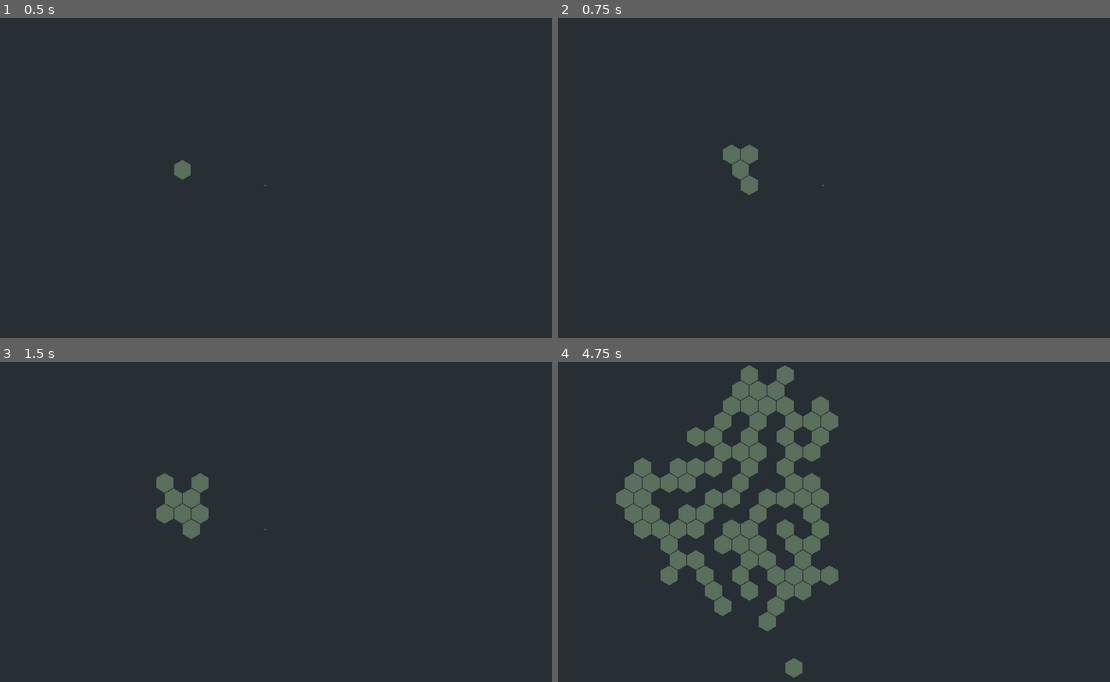
Above: before the commit, frames 1-4 (two rows, left to right).
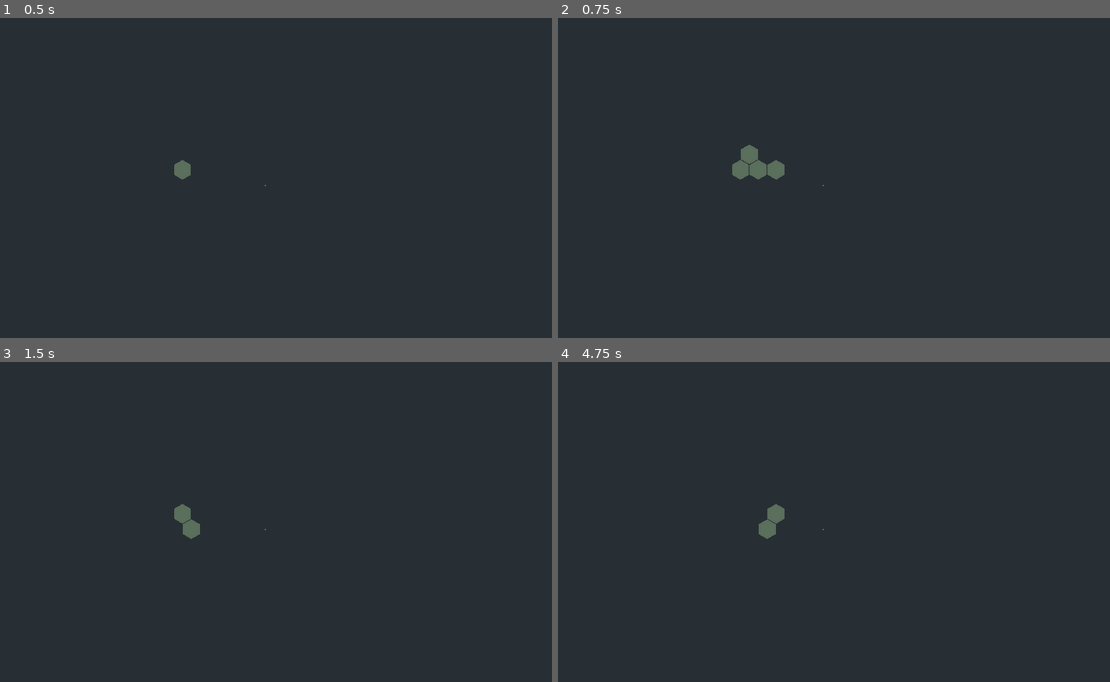
Above: after the commit, the same moments.

Repository: KrtzDev/cell-culture
Game: Godot game, scene res://TestScene.tscn
The game is run twice, just before and just after one commit, with the same random seed, the same clock (stepped at 60 frames per second) and the same inputs. The project has no main scene, so this scene is started directly.
Inputs:
- Up to frame 1 (0.5 s): no input
- Up to frame 2 (0.75 s): tap Enter (ui_accept) at 0.5 s; hold Enter (ui_accept) from 0.53 s (still down)
- Up to frame 3 (1.5 s): release Enter (ui_accept) at 1.28 s; tap Enter (ui_accept) at 1.35 s
- Up to frame 4 (4.75 s): tap Enter (ui_accept) at 1.52, 1.82, 2.85, 3.02, 3.32, 4.35, 4.52 s; hold Enter (ui_accept) 2.03-2.78 s; hold Enter (ui_accept) 3.53-4.28 s

Frame 1 is identical in both runs. In frame 2, 0.6% of the frame differs, in the area x 29-42%, y 39-56%; in frame 3, 0.9%; in frame 4, 13%, in the area x 10-51%, y 1-99%.

Commit message:
updated grid generation and cell behaviour

Diff:
--- a/cell-culture/GameManager.gd
+++ b/cell-culture/GameManager.gd
@@ -2,9 +2,13 @@
 
 var grid = [[]] #list of all tile objects [column][row]
 var livingCells = [] #list of all living cells
+var directions = {"random" : 0, "north" : 1, "east" : 2, "south" : 3, "west" : 4}
 
 var startCoords = Vector2(9,9)
-var maxNeigbours = 4
+var minNeighbours = 1
+var maxNeigbours = 3
+var mitosisAmount = 3
+var direction = "east"
 
 
 # Called when the node enters the scene tree for the first time.
@@ -15,7 +19,7 @@
 
 	#initialize the starting cell
 	var initialCell = get_cell_from_coords(startCoords)
-	initialCell.come_to_live()
+	initialCell.come_to_live(mitosisAmount)
 	livingCells.append(initialCell)
 
 func _input(event):
@@ -23,30 +27,133 @@
 		var tmpLivingCells = [] + livingCells
 		for cell in tmpLivingCells:
 			analyze_environment(cell)
+		print("nmbr of cells: ",livingCells.size())
 
-#abilanalyze_environment activeCell
+
+#abilities
 func analyze_environment(activeCell):
-	var neighbourCoords = activeCell.get_neighbours()
+	var neighbourCoords = activeCell.neighbours
 
-	var deadNeighbours = []
+	var inhabitableCells = []
+	var livingNeighbours = []
+
 	for neighbourCoord in neighbourCoords:
 		var neighbourCell = get_cell_from_coords(neighbourCoord)
-		if neighbourCell.isAlive == false:
-			deadNeighbours.append(neighbourCell)
+		if neighbourCell.isAlive == false and neighbourCell.isObstacle == false:
+			inhabitableCells.append(neighbourCell)
+		elif neighbourCell.isAlive == true:
+			livingNeighbours.append(neighbourCell)
 
-	if deadNeighbours.size() > 6-maxNeigbours:
-		create_new_cell(deadNeighbours)
-	else:
-		activeCell.die()
+	var nmbrNeighbours = livingNeighbours.size()
+	if (nmbrNeighbours <= minNeighbours && livingCells.size()>minNeighbours*2):
+		kill_cell(activeCell)
+	elif nmbrNeighbours <= maxNeigbours and inhabitableCells.size() >= 1:
+		if (activeCell.cellDivisionsLeft >= 1):
+			activeCell.cellDivisionsLeft = activeCell.cellDivisionsLeft - 1
+			create_new_cell(activeCell, inhabitableCells)
+	elif nmbrNeighbours >= maxNeigbours:
+		kill_cell(activeCell)
 
-func create_new_cell(deadNeighbours):
+func create_new_cell(activeCell, inhabitableCells):
+
+	var newCell
+
 	randomize()
-	var newCell = deadNeighbours[randi() % deadNeighbours.size()]
-	newCell.come_to_live()
+
+	if direction != "random":
+		var gridPos = activeCell.gridPos
+
+		var topLeft
+		var topRight
+		var midLeft
+		var midRight
+		var botLeft
+		var botRight
+
+		if (int(gridPos.y) % 2 == 0):
+			#neighbours for even row
+			topLeft = Vector2(gridPos.x-1,gridPos.y-1)
+			topRight = Vector2(gridPos.x,gridPos.y-1)
+
+			midLeft = Vector2(gridPos.x -1,gridPos.y)
+			midRight = Vector2(gridPos.x +1,gridPos.y)
+
+			botLeft = Vector2(gridPos.x-1,gridPos.y+1)
+			botRight = Vector2(gridPos.x,gridPos.y+1)
+
+		else:
+			#neighbours for odd row
+			topLeft = Vector2(gridPos.x,gridPos.y-1)
+			topRight = Vector2(gridPos.x+1,gridPos.y-1)
+
+			midLeft = Vector2(gridPos.x -1,gridPos.y)
+			midRight = Vector2(gridPos.x +1,gridPos.y)
+
+			botLeft = Vector2(gridPos.x,gridPos.y+1)
+			botRight = Vector2(gridPos.x+1,gridPos.y+1)
+
+		if direction == "east":
+			if (get_cell_from_coords(midRight) in inhabitableCells):
+				newCell=get_cell_from_coords(midRight)
+			elif ((get_cell_from_coords(topRight) in inhabitableCells) and (get_cell_from_coords(botRight) in inhabitableCells)):
+				var topBot = [topRight,botRight]
+				newCell=get_cell_from_coords(topBot[randi() % 2])
+			elif (get_cell_from_coords(topRight) in inhabitableCells):
+				newCell=get_cell_from_coords(topRight)
+			elif (get_cell_from_coords(botRight) in inhabitableCells):
+				newCell=get_cell_from_coords(botRight)
+			else:
+				newCell = inhabitableCells[randi() % inhabitableCells.size()]
+
+		elif direction == "west":
+			if (get_cell_from_coords(midLeft) in inhabitableCells):
+				newCell=get_cell_from_coords(midLeft)
+			elif ((get_cell_from_coords(topLeft) in inhabitableCells) and (get_cell_from_coords(botLeft) in inhabitableCells)):
+				var topBot = [topLeft,botLeft]
+				newCell=get_cell_from_coords(topBot[randi() % 2])
+			elif ((get_cell_from_coords(topLeft) in inhabitableCells)):
+				newCell=get_cell_from_coords(topLeft)
+			elif ((get_cell_from_coords(botLeft) in inhabitableCells)):
+				newCell=get_cell_from_coords(botLeft)
+			else:
+				newCell = inhabitableCells[randi() % inhabitableCells.size()]
+
+		elif direction == "north":
+			if ((get_cell_from_coords(topRight) in inhabitableCells) and (get_cell_from_coords(topLeft) in inhabitableCells)):
+				var rightLeft = [topRight,topLeft]
+				newCell=get_cell_from_coords(rightLeft[randi() % 2])
+			elif (get_cell_from_coords(topRight) in inhabitableCells):
+				newCell=get_cell_from_coords(topRight)
+			elif ((get_cell_from_coords(topLeft) in inhabitableCells)):
+				newCell=get_cell_from_coords(topLeft)
+			else:
+				newCell = inhabitableCells[randi() % inhabitableCells.size()]
+
+		elif direction == "south":
+			if ((get_cell_from_coords(botRight) in inhabitableCells) and (get_cell_from_coords(botLeft) in inhabitableCells)):
+				var rightLeft = [botRight,botLeft]
+				newCell=get_cell_from_coords(rightLeft[randi() % 2])
+			elif (get_cell_from_coords(botLeft) in inhabitableCells):
+				newCell=get_cell_from_coords(botLeft)
+			elif ((get_cell_from_coords(botRight) in inhabitableCells)):
+				newCell=get_cell_from_coords(botRight)
+			else:
+				newCell = inhabitableCells[randi() % inhabitableCells.size()]
+
+	elif direction == "random":
+		newCell = inhabitableCells[randi() % inhabitableCells.size()]
+
+
+	newCell.come_to_live(mitosisAmount)
 	livingCells.append(newCell)
+
+func kill_cell(activeCell):
+	activeCell.die()
+	livingCells.erase(activeCell)
 
 
 #helper
 func get_cell_from_coords(coords:Vector2):
+
 	var cell = grid[coords.x][coords.y]
 	return cell
--- a/cell-culture/scripts/PetriDishCreator.gd
+++ b/cell-culture/scripts/PetriDishCreator.gd
@@ -13,6 +13,7 @@
 func _ready():
 	hexTile = preload("res://tile.tscn")
 	create_grid()
+	initialize_grid()
 
 func calc_world_pos(var grid_pos : Vector2):
 	var offset := 0.0
@@ -31,11 +32,20 @@
 		for y in range(gridHeight):
 			var tile = hexTile.instance()
 			var gridPos = Vector2(x, y)
+
 			#configure tile
 			tile.set_name(str(x) + "|" + str(y))
 			tile.gridPos = gridPos
+			if x == 0 or y==0 or x >= gridWidth -2 or y >= gridHeight -1:
+				tile.isObstacle = true
+				tile.set_name("obstacle")
 
 			add_child(tile)
 			var worldPos = calc_world_pos(gridPos)
 			tile.set_translation(worldPos)
 			columns[x].append(tile)
+
+func initialize_grid():
+	for column in columns:
+		for cell in column:
+			cell.get_neighbours()
--- a/cell-culture/scripts/tileScript.gd
+++ b/cell-culture/scripts/tileScript.gd
@@ -1,12 +1,16 @@
 tool
 extends Spatial
 
+var isObstacle = false
 var isAlive = false
 var gridPos = Vector2()
+var cellDivisionsLeft
+var neighbours
 
-func come_to_live():
+func come_to_live(mitAmount:int):
 	isAlive = true
 	self.visible = true
+	cellDivisionsLeft=mitAmount
 
 func die():
 	isAlive = false
@@ -50,4 +54,4 @@
 	list.append(botLeft)
 	list.append(botRight)
 
-	return list
+	neighbours = list
